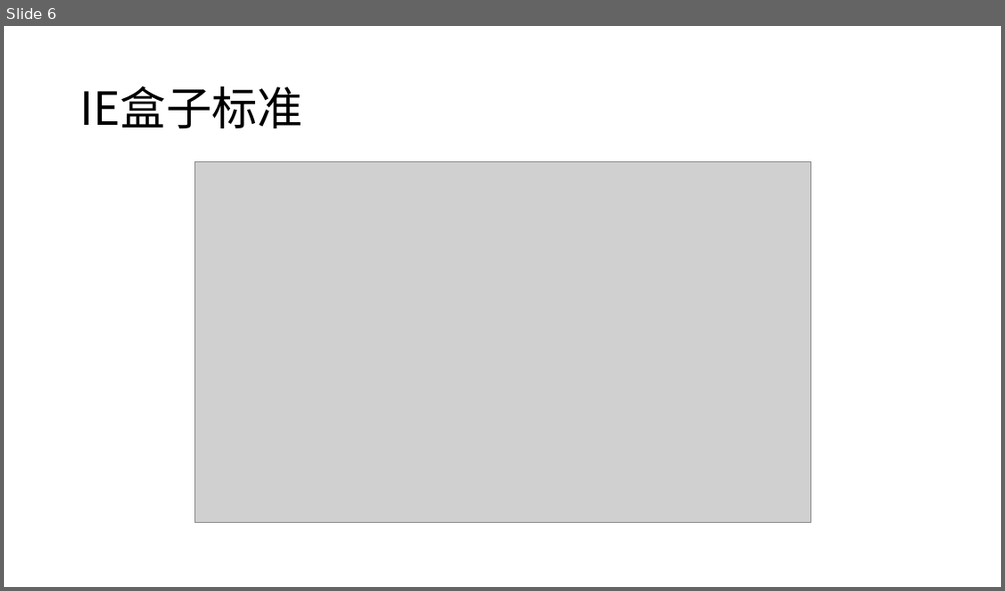
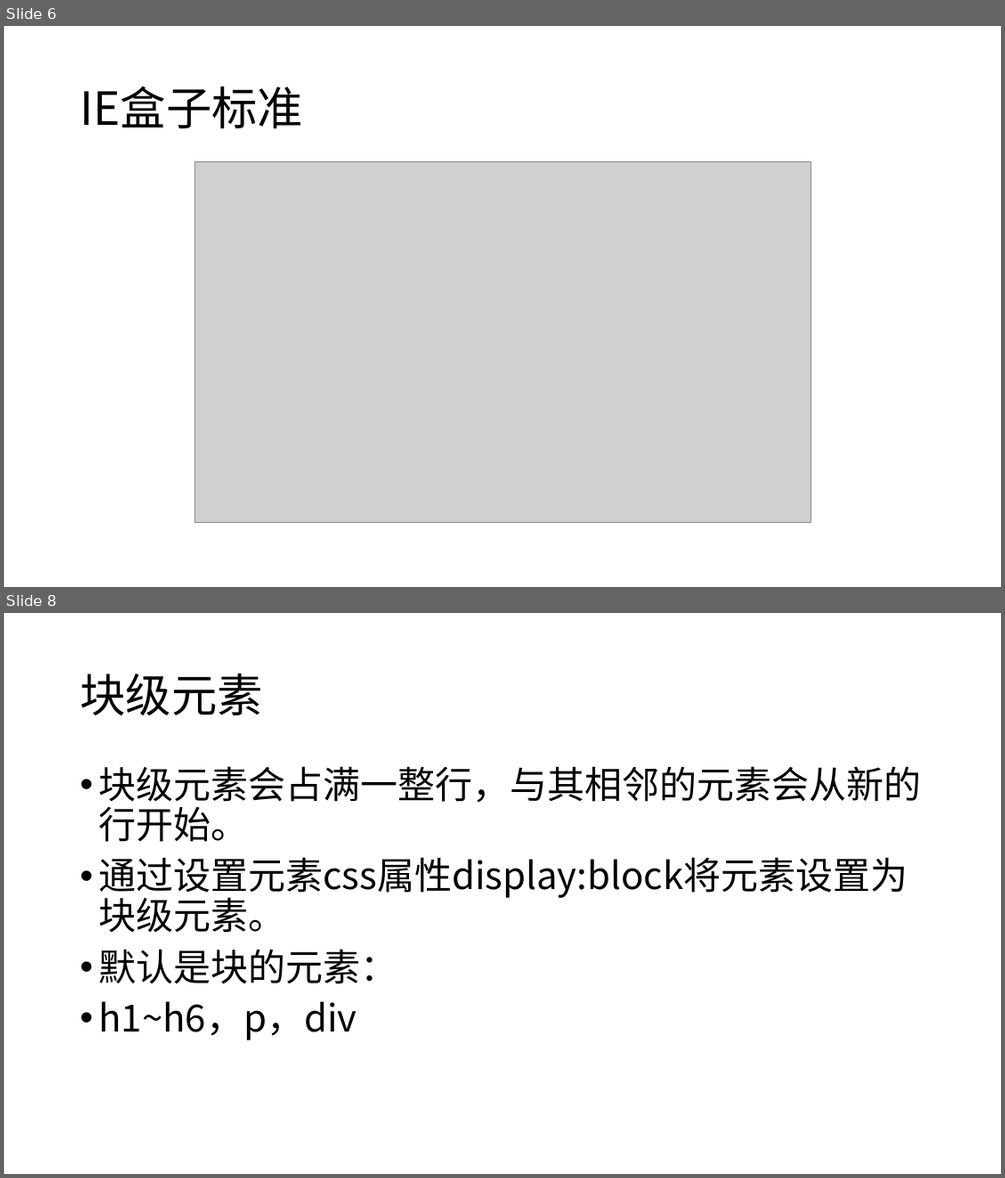
Before and after one commit to sans123wx/class, a slide deck: 网页设计与制作/课件/6/css盒子.pptx. Shown one above the other, each under a label of ours: slide 6 before the commit, slides 6 and 8 after it; the slides between them are not shown. The pictures are 1005x591 and 1005x1178 pixels, drawn with LibreOffice and Linux fonts; fonts in the diff are those of the drawing; grey boxes stand for pictures. Boxes give left, top, right and bottom in pixels: in the first picture for what was removed or moved away, otherwise in the second. Text is boxed around its words. In the diff, an @@ line names an element or a change of style, - is before the commit and + after.

```diff
--- a/网页设计与制作/课件/6/css盒子.pptx
+++ b/网页设计与制作/课件/6/css盒子.pptx
@@ slide 8 added at <box>4,613,1001,1174</box>, background #FFFFFF @@
@@ title added at <box>80,673,262,715</box>, 44 pt, text #000000 @@
+块级元素
@@ text added at <box>98,766,921,1040</box>, 36 pt, text #000000 @@
+• 块级元素会占满一整行，与其相邻的元素会从新的行开始。
+• 通过设置元素css属性display:block将元素设置为块级元素。
+• 默认是块的元素：
+• h1~h6，p，div
```
Also in this commit, not shown: 4 other slides added, 5 other files.
